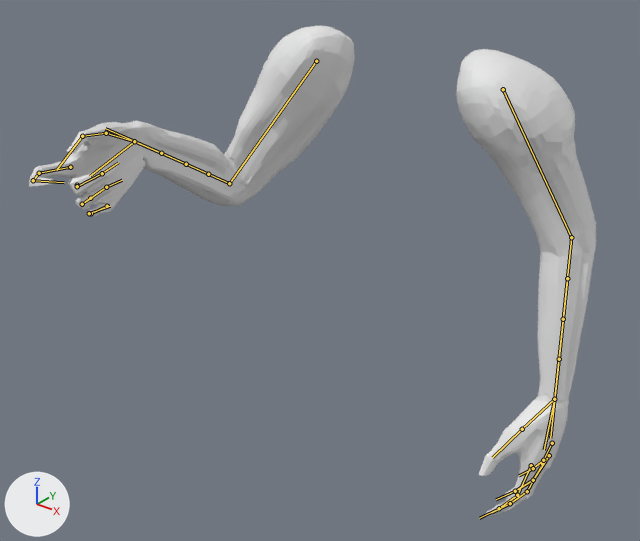
The FBX model Animations/Player/Character/SK_FP.fbx: old version first, new version second.
Camera for both pictures: a camera (50 mm lens) standing at (1.26, -1.912, 1.509) and looking at (-0.018, -0.315, 0.518). The lights are fixed; the arrows at lower left show +X, +Y and +Z. The picture after the commit comes second. Both versions are drawn at the pose saved in each file; the numbers are the values there. The bones that change, and the others that lie on the model, are drawn over the model as lines.

Names of what the first picture shows: 'Arms_objects'.
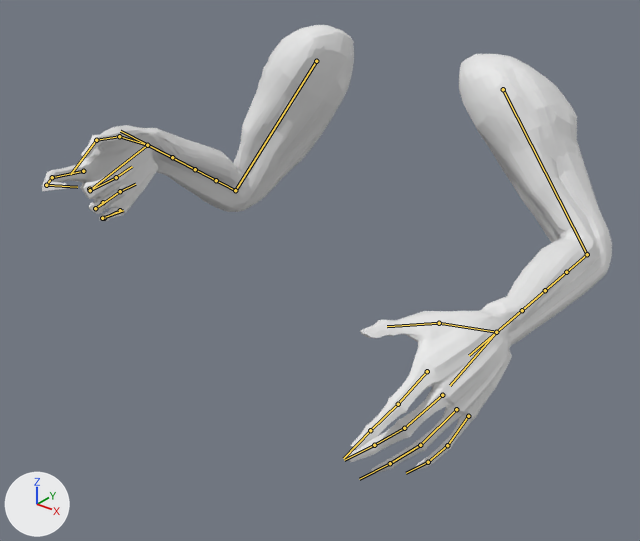
The change in detail:
Bone 'Upper_R' (bone_upper_r) turns from (-44, 23, -11) to (-44, 19, -13) degrees about its own x, y and z.
Bone 'Lower_R' (bone_lower_r) turns from (-59, -7, -12) to (-62, -8, -13) degrees about its own x, y and z.
Bone 'Lower_Twist_1_R' (bone_lower_twist_1_r) turns from (0, 0, 0) to (0, -28, 0) degrees about its own x, y and z.
Bone 'Lower_Twist_2_R' (bone_lower_twist_2_r) turns from (0, 0, 0) to (0, -35, 0) degrees about its own x, y and z.
Bone 'Lower_Twist_3_R' (bone_lower_twist_3_r) turns from (0, 0, 0) to (0, -40, 0) degrees about its own x, y and z.
Bone 'Lower_Twist_4_R' (bone_lower_twist_4_r) turns from (0, 0, 0) to (0, -50, 0) degrees about its own x, y and z.
Bone 'Hand_R' (bone_hand_r) turns from (54, 7, 21) to (55, 2, 23) degrees about its own x, y and z.
Bone 'Upper_L' (bone_upper_l) turns from (-1, 7, -2) to (-25, -19, -12) degrees about its own x, y and z.
Bone 'Lower_L' (bone_lower_l) turns from (0, 0, 0) to (-43, 4, 10) degrees about its own x, y and z.
Bone 'Lower_Twist_1_L' (bone_lower_twist_1_l) turns from (0, 0, 0) to (0, -16, 0) degrees about its own x, y and z.
Bone 'Lower_Twist_2_L' (bone_lower_twist_2_l) turns from (0, 0, 0) to (0, -20, 0) degrees about its own x, y and z.
Bone 'Lower_Twist_3_L' (bone_lower_twist_3_l) turns from (0, 0, 0) to (0, -23, 0) degrees about its own x, y and z.
Bone 'Lower_Twist_4_L' (bone_lower_twist_4_l) turns from (0, 0, 0) to (0, -28, 0) degrees about its own x, y and z.
Bone 'Hand_L' (bone_hand_l) turns from (-2, -7, -2) to (13, 5, 5) degrees about its own x, y and z.
Bone 'Index_1_L' (bone_index_1_l) turns from (0, 0, 0) to (7, 0, -10) degrees about its own x, y and z.
Bone 'Index_2_L' (bone_index_2_l) turns from (0, 0, 0) to (0, 0, -10) degrees about its own x, y and z.
Bone 'Index_3_L' (bone_index_3_l) turns from (0, 0, 0) to (0, 0, -10) degrees about its own x, y and z.

What differs and where, as boxes (x1, y1, x2, y2) in the pictures (640 x 541 px):
'Arms_objects', posed (8% shorter): before (29, 26, 596, 516); after (42, 25, 612, 474)
bone 'Upper_R', root to tip: before (316, 61) to (229, 183); after (316, 61) to (235, 190)
bone 'Lower_R', root to tip: before (229, 183) to (186, 164); after (235, 190) to (195, 169)
bone 'Lower_Twist_1_R', root to tip: before (229, 183) to (186, 164); after (235, 190) to (195, 169)
bone 'Lower_Twist_2_R', root to tip: before (208, 174) to (161, 153); after (216, 180) to (172, 157)
bone 'Lower_Twist_3_R', root to tip: before (186, 164) to (134, 141); after (195, 169) to (147, 145)
bone 'Lower_Twist_4_R', root to tip: before (161, 153) to (105, 128); after (172, 157) to (120, 131)
bone 'Hand_R', root to tip: before (134, 141) to (90, 176); after (147, 145) to (92, 188)
bone 'Upper_L', root to tip: before (503, 89) to (571, 237); after (503, 89) to (587, 254)
bone 'Lower_L', root to tip: before (571, 237) to (563, 319); after (587, 254) to (545, 290)
bone 'Lower_Twist_1_L', root to tip: before (571, 237) to (563, 319); after (587, 254) to (545, 290)
bone 'Lower_Twist_2_L', root to tip: before (567, 278) to (559, 359); after (566, 272) to (522, 310)
bone 'Lower_Twist_3_L', root to tip: before (563, 319) to (554, 399); after (545, 290) to (496, 332)
bone 'Lower_Twist_4_L', root to tip: before (559, 359) to (550, 438); after (522, 310) to (469, 355)
bone 'Hand_L', root to tip: before (554, 399) to (544, 450); after (496, 332) to (450, 385)
bone 'Index_1_L', root to tip: before (531, 465) to (517, 495); after (427, 371) to (398, 404)
bone 'Index_2_L', root to tip: before (517, 495) to (499, 508); after (398, 404) to (370, 430)
bone 'Index_3_L', root to tip: before (499, 508) to (479, 518); after (370, 430) to (343, 458)
